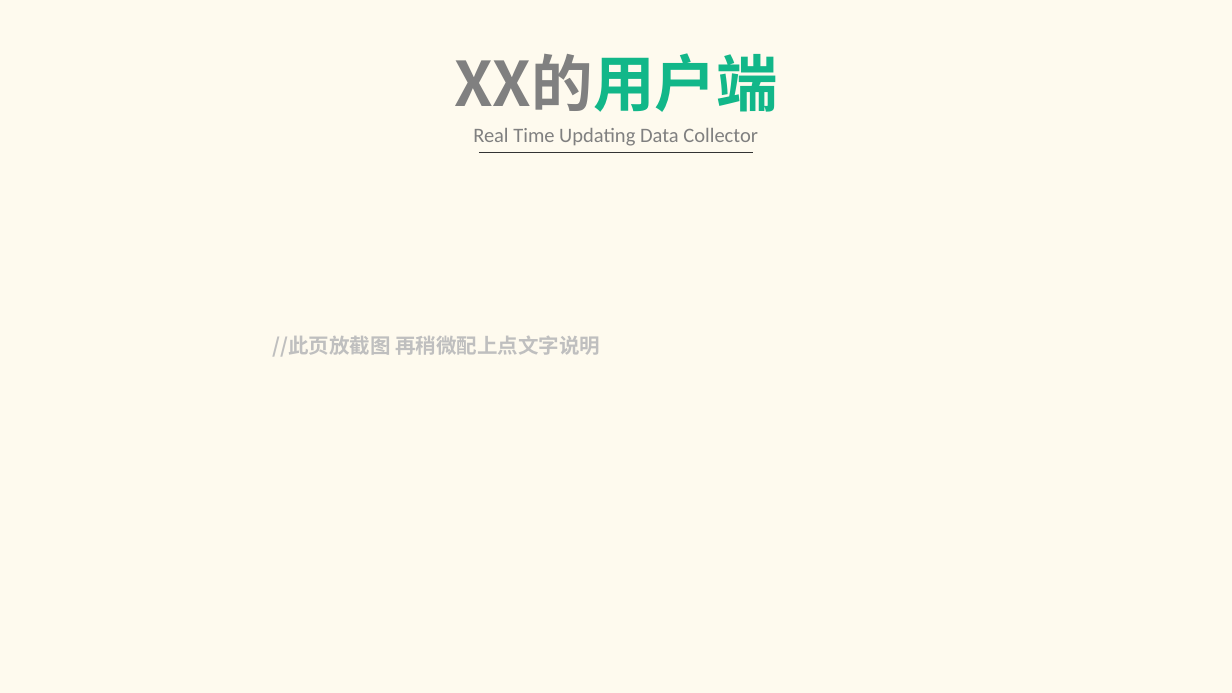
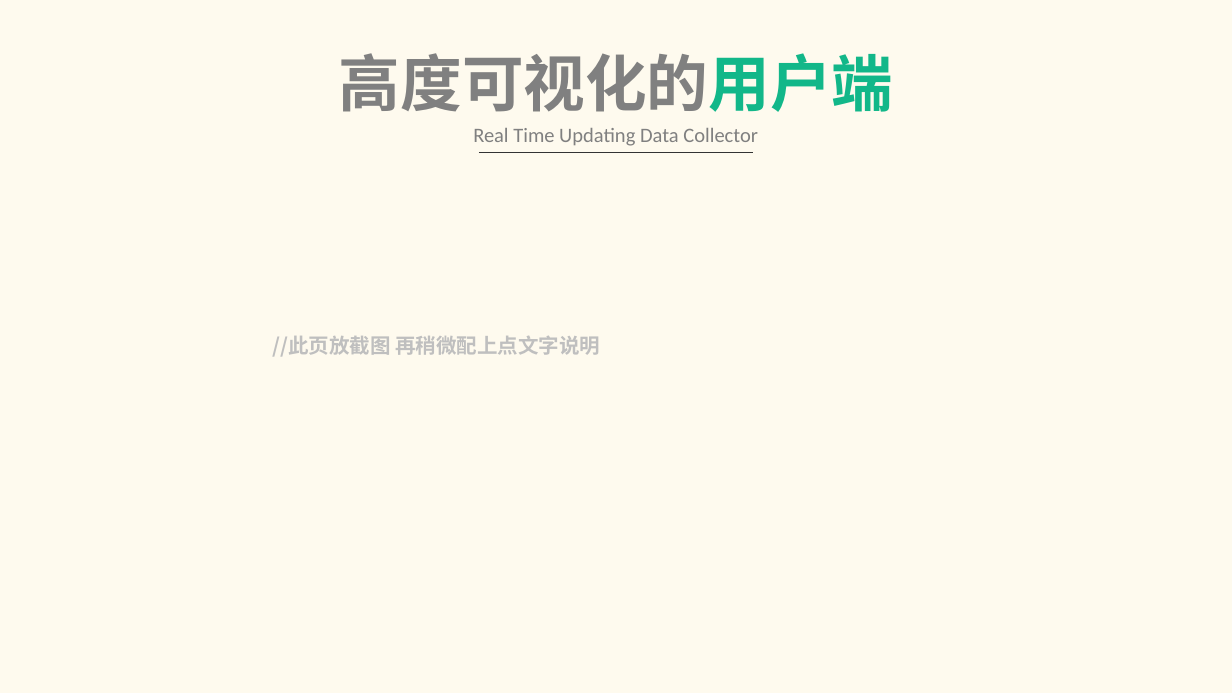
Before and after one commit to vanot313/flask.demo, a slide deck: slide 14 of doc/项目展示pptver1.3.pptx (slide 15 before the commit). Drawn at 1232x693 pixels with LibreOffice and Linux fonts; fonts in the diff are those of the drawing. Boxes give left, top, right and bottom in pixels: in the first picture for what was removed or moved away, otherwise in the second. Text is boxed around its words. In the diff, an @@ line names an element or a change of style, - is before the commit and + after.

```diff
--- a/doc/项目展示pptver1.3.pptx
+++ b/doc/项目展示pptver1.3.pptx
@@ text at (339,53,893,112): text changed @@
-XX的用户端
+高度可视化的用户端
```
Also in this commit, not shown: 1 other slide changed, 3 other files.
